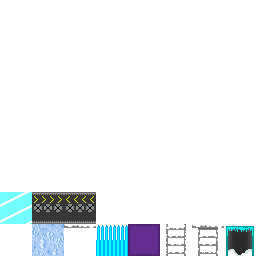
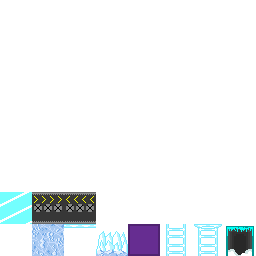
The second 256x256 image is a revision of the first. Changes to its layers:
added layer "tile_ladder_tundra" above "Layer 1" over 166, 224, 186, 256
moved "Layer 1" above "tile_ladderPlatform_tundra", painted on it over 64, 224, 128, 256
added layer "tile_ladderPlatform_tundra" above "tile_spikes_tundra" over 194, 224, 222, 256
added layer "tile_spikes_tundra" above "Tundra Tile" over 96, 231, 128, 256
removed layer "One-Way" over 64, 224, 96, 228
removed layer "Ladder-OneWay" over 192, 224, 224, 256
